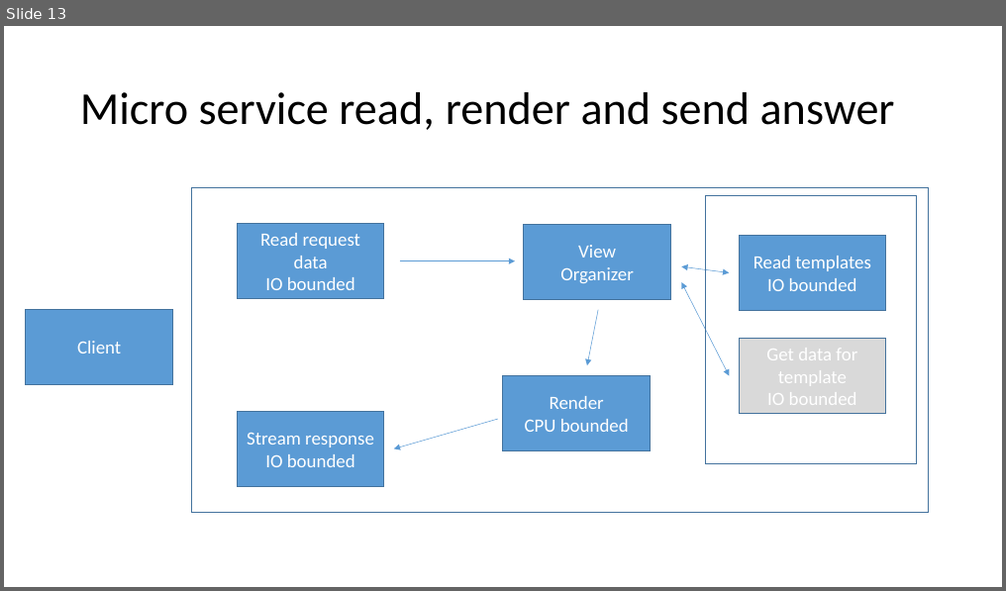
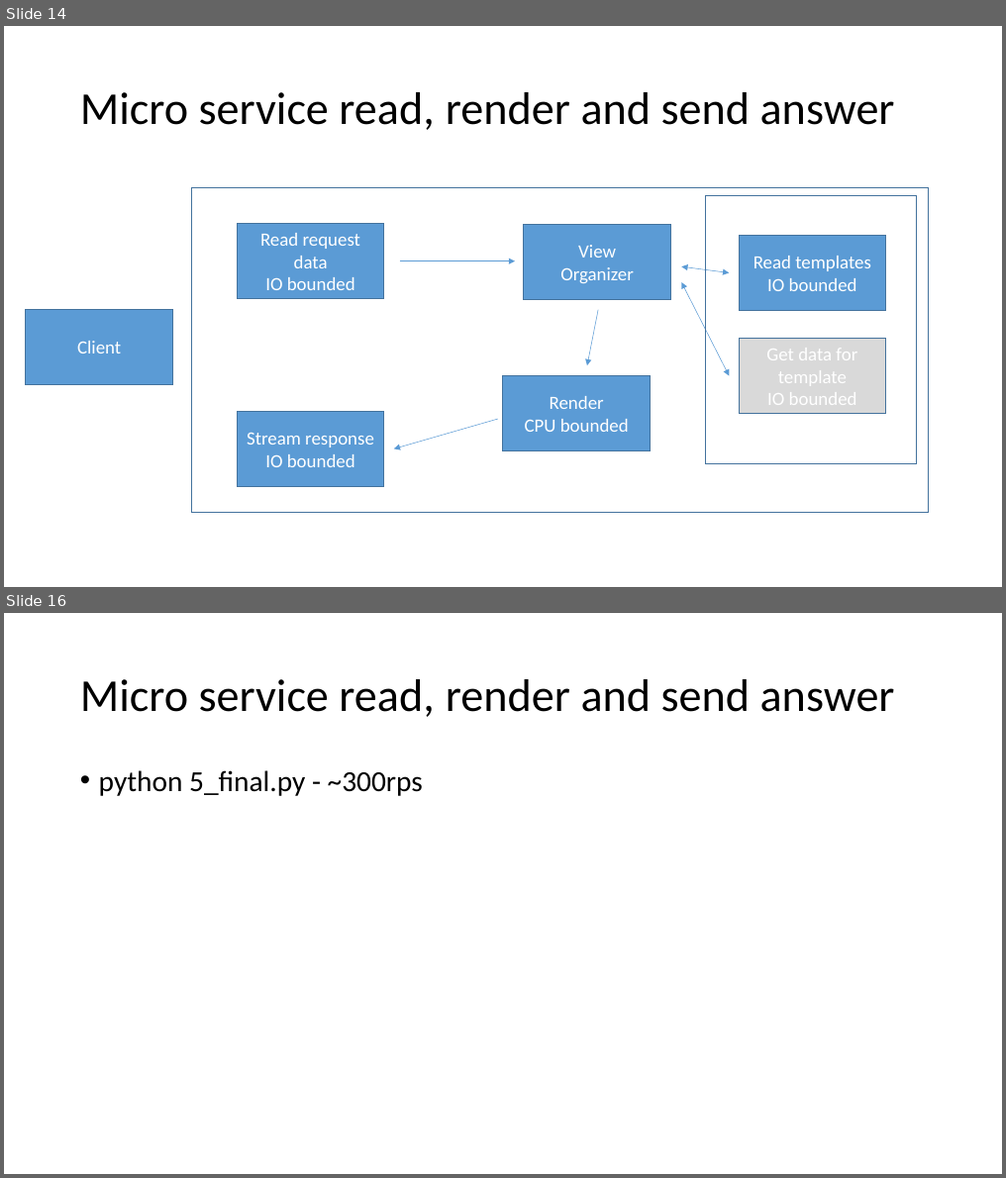
Before and after one commit to dhruba13/Django-Admin-Tricks, a slide deck: curio_async/docs/Asyncio_in_alternative_reality.pptx. Shown one above the other, each under a label of ours: slide 13 before the commit, slides 14 and 16 after it; the slides between them are not shown. The pictures are 1006x591 and 1006x1178 pixels, drawn with LibreOffice and Linux fonts; fonts in the diff are those of the drawing. Boxes give left, top, right and bottom in pixels: in the first picture for what was removed or moved away, otherwise in the second. Text is boxed around its words. In the diff, an @@ line names an element or a change of style, - is before the commit and + after.

```diff
--- a/curio_async/docs/Asyncio_in_alternative_reality.pptx
+++ b/curio_async/docs/Asyncio_in_alternative_reality.pptx
@@ slide 16 added at [4, 613, 1002, 1174], background #FFFFFF @@
@@ title added at [80, 679, 895, 717], 44 pt, text #000000 @@
+Micro service read, render and send answer
@@ text added at [99, 770, 423, 796], 28 pt, text #000000 @@
+• python 5_final.py - ~300rps
@@ what was slide 13 is now slide 14 @@
```
Also in this commit, not shown: 2 slides changed, 2 other slides added, 6 other files.
